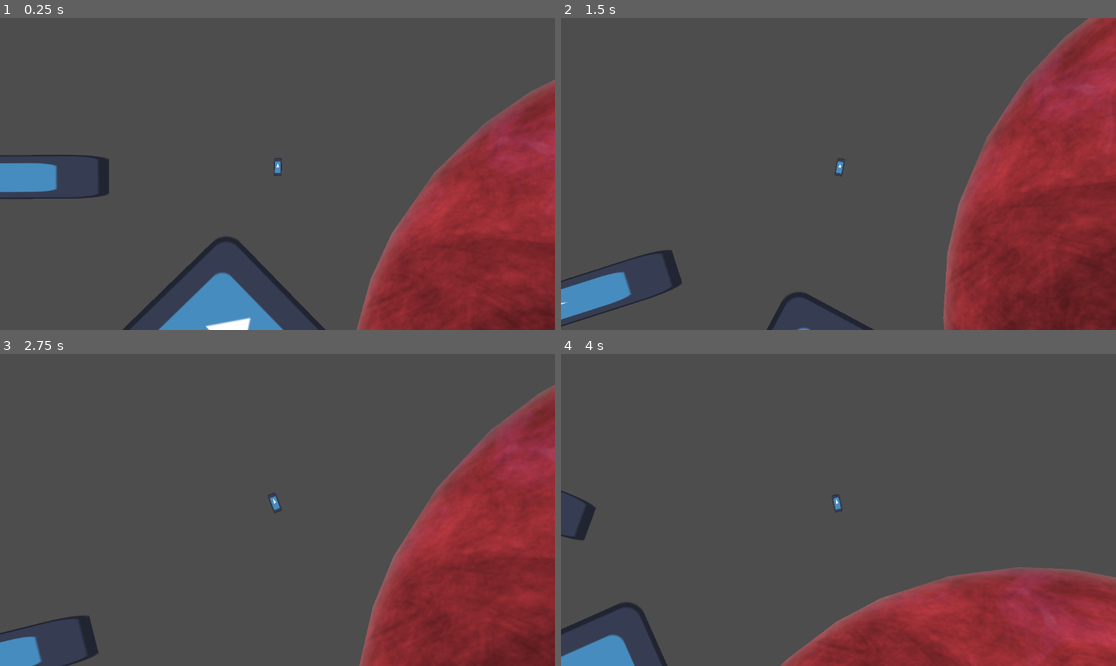
Above: before the commit, frames 1-4 (two rows, left to right).
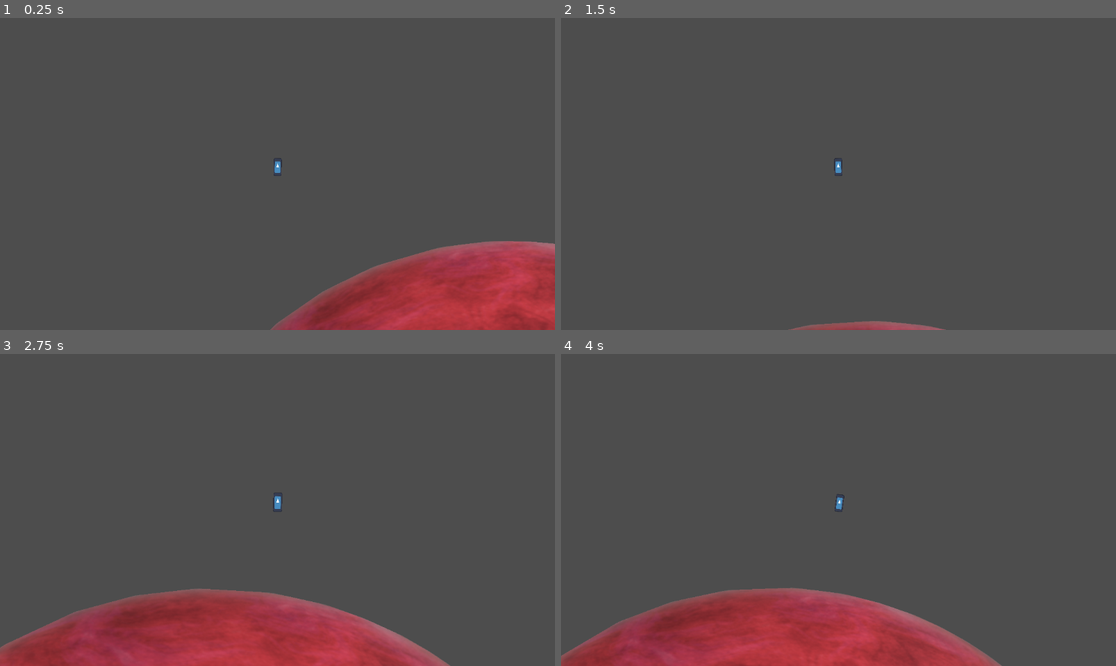
Above: after the commit, the same moments.

Repository: DeniZka/gravity_test
Game: Godot game, scene res://scene.tscn
Two runs of this game, one before a commit and one after it. Both use one fixed random seed, a clock stepped at 60 frames per second and the inputs below. The engine's default icon, where the game draws it, is replaced by a stand-in: a white triangle on a blue panel in a dark square.
Inputs (mouse positions are in pixels of both pictures, inside the frame that each line leads up to):
- Up to frame 1 (0.25 s): no input
- Up to frame 2 (1.5 s): move the mouse to (960, 158) at 0.52 s; hold D (forward, bound only before the commit) 0.53-1.28 s; hold Space (force) 0.53-1.28 s; move the mouse to (727, 189) at 1.27 s; hold A (backward, bound only before the commit) from 1.28 s (still down); tap Space (force) at 1.35 s
- Up to frame 3 (2.75 s): move the mouse to (333, 441) at 2.02 s; release A (backward, bound only before the commit) at 2.03 s; hold D (forward, bound only before the commit) from 2.03 s (still down); hold Mouse wheel up (zoom_in) from 2.03 s (still down); tap Space (force) at 2.3 s
- Up to frame 4 (4 s): move the mouse to (810, 572) at 2.77 s; release Mouse wheel up (zoom_in) at 2.78 s; tap Mouse wheel down (zoom_out) at 2.85 s; tap Space (force) at 3.05 s; move the mouse to (1005, 556) at 3.52 s; release D (forward, bound only before the commit) at 3.53 s; hold A (backward, bound only before the commit) from 3.53 s (still down); hold Space (force) from 3.53 s (still down)

The runs differ from the first frame. In frame 1, 24% of the frame differs, in the area x 0-100%, y 19-100%; in frame 2, 26%; in frame 3, 34%, in the area x 0-100%, y 9-100%; in frame 4, 24%.

Commit message:
WIP: gravity moving

Diff:
--- a/character.tscn
+++ b/character.tscn
@@ -30,3 +30,5 @@
 [connection signal="tree_entered" from="." to="." method="_on_tree_entered"]
 [connection signal="area_entered" from="AreaSendor" to="." method="_on_area_sendor_area_entered"]
 [connection signal="area_exited" from="AreaSendor" to="." method="_on_area_sendor_area_exited"]
+[connection signal="area_shape_entered" from="AreaSendor" to="." method="_on_area_sendor_area_shape_entered"]
+[connection signal="area_shape_exited" from="AreaSendor" to="." method="_on_area_sendor_area_shape_exited"]
--- a/character_body_2d.gd
+++ b/character_body_2d.gd
@@ -1,4 +1,6 @@
 extends FlyingObject
+
+const  ACCELERATION_DUMPING = 0.99
 
 signal parent_found(area: Area2D)
 signal parent_lost()
@@ -6,8 +8,9 @@
 var forward_force: Vector2 = Vector2.ZERO
 var backward_force: Vector2 = Vector2.ZERO
 var up_force: Vector2 = Vector2.ZERO
+var back_force: Vector2 = Vector2.ZERO
 var areas: Array[Area2D] = []
-var gravity_area: GravityArea = null
+var gravity_areas: Dictionary = {}
 
 func _ready() -> void:
 	super._ready()
@@ -18,48 +21,91 @@
 func _physics_process(delta: float) -> void:
 	super._physics_process(delta)
 		#do angle correction to gravity direction
+	var gravity_force = Vector2.ZERO
 	var dang = angle_to_angle(global_rotation, gravity_vector_rotation)
-	if abs(dang) > 0.01: #11.4 deg lesser just use physics
-		rotate(dang * delta)
+	if owner_area: #landing mode pritority
+		if abs(dang) > 0.01: #11.4 deg lesser just use physics
+			rotate(dang * delta)
+		var ga_keys: Array = gravity_areas.keys()
+		if len(ga_keys) > 0:
+			gravity_force = Vector2.DOWN.rotated(dang) * ga_keys[0].gravity_power
+	elif gravity_areas: #fly with gravity
+		for garea in gravity_areas:
+			var nearest_q_len: float = INF
+			var nearest_shape: CollisionShape2D = gravity_areas[garea][0]
+			#select nearest shape
+			if len(gravity_areas[garea]) > 1:
+				for coll_shape in gravity_areas[garea]:
+					var sq_dist: float = global_position.distance_squared_to(coll_shape.global_position)
+					if sq_dist < nearest_q_len:
+						nearest_q_len = sq_dist
+						nearest_shape = coll_shape
+			var vec_to_gravity_shape: Vector2 = nearest_shape.global_position - global_position
+			gravity_force += vec_to_gravity_shape.normalized() * (garea as GravityArea).gravity_power
+			#TODO: calc gravities  (garea as GravityArea).getch
 
-	var gravity_force = Vector2.ZERO
-	if gravity_area:
-		gravity_force = Vector2.DOWN.rotated(dang) * gravity_area.gravity_power
-	var force: Vector2 = forward_force + backward_force + up_force + gravity_force
-	velocity = force.rotated(global_rotation) * delta * 10
+	#FIXME: fix
+	var force: Vector2 = forward_force + backward_force + up_force + back_force + gravity_force
+	#print(force)
+	velocity = force.rotated(global_rotation) * delta
 	move_and_slide()
+
+func _on_area_sendor_area_shape_entered(area_rid: RID, area: Area2D, area_shape_index: int, local_shape_index: int) -> void:
+	if area is GravityArea:
+		var owner_id: int = (area as GravityArea).shape_find_owner(area_shape_index)
+		var shape_owner: CollisionShape2D = (area as GravityArea).shape_owner_get_owner(owner_id)
+		gravity_areas[area].append(shape_owner)
+
+func _on_area_sendor_area_shape_exited(area_rid: RID, area: Area2D, area_shape_index: int, local_shape_index: int) -> void:
+	if area is GravityArea and area in gravity_areas:
+		var owner_id: int = (area as GravityArea).shape_find_owner(area_shape_index)
+		var shape_owner: CollisionShape2D = (area as GravityArea).shape_owner_get_owner(owner_id)
+		gravity_areas[area].erase(shape_owner)
 
 func _on_area_sendor_area_entered(area: Area2D) -> void:
 	areas.append(area)
+	if area is OwnerArea:
+		owner_area = area
+		parent_found.emit(area)
 	if area is GravityArea:
-		parent_found.emit(area)
-		gravity_area = area
+		gravity_areas[area] = []
 
 func _on_area_sendor_area_exited(area: Area2D) -> void:
 	areas.erase(area)
+	if area is OwnerArea:
+		owner_area = null
+		parent_lost.emit()
 	if area is GravityArea:
-		parent_lost.emit()
-		gravity_area = null
+		gravity_areas.erase(area)
 
 func _input(event: InputEvent) -> void:
-	if event.is_action_pressed("forward"):
+	if event.is_action_pressed("right"):
 		#physics_material_override.friction = 0.3
-		forward_force = Vector2.RIGHT * 200
-	if event.is_action_released("forward"):
+		if owner_area:
+			forward_force = Vector2.RIGHT * 20000
+	if event.is_action_released("right"):
 		#physics_material_override.friction = 1000
+		#if owner_area:
 		forward_force = Vector2.ZERO
 
-	if event.is_action_pressed("backward"):
+	if event.is_action_pressed("left"):
 		#physics_material_override.friction = 0.3
-		backward_force = Vector2.LEFT * 200
-	if event.is_action_released("backward"):
+		if owner_area:
+			backward_force = Vector2.LEFT * 20000
+	if event.is_action_released("left"):
 		#physics_material_override.friction = 1000
+		#if owner_area:
 		backward_force = Vector2.ZERO
 
 	if event.is_action_pressed("force"):
-		up_force = Vector2.UP * 200
+		up_force = Vector2.UP * 20000
 	if event.is_action_released("force"):
 		up_force = Vector2.ZERO
+	if event.is_action_pressed("back_force"):
+		back_force = Vector2.DOWN * 15000
+	if event.is_action_released("back_force"):
+		back_force = Vector2.ZERO
+
 
 
 func _on_tree_entered() -> void:
--- a/flying_object.gd
+++ b/flying_object.gd
@@ -24,6 +24,8 @@
 
 @onready var gravity_vector_rotation = 0
 var planet_gravity: float = 100 #TODO: get from planet collider object
+
+var owner_area: OwnerArea = null
 
 func _ready() -> void:
 	pre_position = global_position
@@ -53,62 +55,64 @@
 
 func _physics_process(delta: float) -> void:
 	#apply_central_force(Vector2.DOWN.rotated(gravity_vector_rotation) * planet_gravity)
-	actually_colliding = true
-	actually_collider_first_idx = -1
-	if caster.is_colliding():
+	if not owner_area:
+		(caster.shape as CircleShape2D).radius = 10
+	else:
+		actually_colliding = true
+		actually_collider_first_idx = -1
+		if caster.is_colliding():
+			#print(self.name, " Colliding  PP ", caster.get_collision_count())
+			for col_idx in range(caster.get_collision_count()):
+				var collider = caster.get_collider(col_idx)
+				if collider == owner_area.get_master():
+					actually_collider_first_idx = col_idx
+					actually_colliding = true
+					break
 
-		#print(self.name, " Colliding  PP ", caster.get_collision_count())
-		for col_idx in range(caster.get_collision_count()):
-			var collider = caster.get_collider(col_idx)
-			if not collider is FlyingObject:
-				actually_collider_first_idx = col_idx
-				actually_colliding = true
-				break
+		#print(self.name, " Colliding IF ", caster.get_collision_count())
+		#print("AFTER: ", global_position, pre_position, get_picker_global())
+		#var delta_move = global_position - pre_position
+		delta_planet_point_move = get_picker_global() - pre_picker_outer
+		#var v = delta_move - delta_planet_point_move
+		#print(v)
 
-	#print(self.name, " Colliding IF ", caster.get_collision_count())
-	#print("AFTER: ", global_position, pre_position, get_picker_global())
-	#var delta_move = global_position - pre_position
-	delta_planet_point_move = get_picker_global() - pre_picker_outer
-	#var v = delta_move - delta_planet_point_move
-	#print(v)
+		#if on fly little compensation
+		#if get_contact_count() == 0:
+		#	global_position += delta_planet_point_move
 
-	#if on fly little compensation
-	#if get_contact_count() == 0:
-	#	global_position += delta_planet_point_move
+		set_picker_global(global_position)
+		pre_position = global_position
+		pre_picker_outer = global_position #must be there (not in physiscs_process due to bug)
 
-	set_picker_global(global_position)
-	pre_position = global_position
-	pre_picker_outer = global_position #must be there (not in physiscs_process due to bug)
+		#swap planet
+		last_collider = actual_collider
+		if actually_colliding and actually_collider_first_idx >= 0:
+			#gravity
+			var surface_normal = caster.get_collision_normal(actually_collider_first_idx)
+			var dangle = (surface_normal * -1.0).angle()
+			gravity_vector_rotation = -PI/2 + dangle
 
-	#swap planet
-	last_collider = actual_collider
-	if actually_colliding and actually_collider_first_idx >= 0:
-		#gravity
-		var surface_normal = caster.get_collision_normal(actually_collider_first_idx)
-		var dangle = (surface_normal * -1.0).angle()
-		gravity_vector_rotation = -PI/2 + dangle
+			actual_collider = caster.get_collider(actually_collider_first_idx)
+			if last_collider != actual_collider:
+				var global_outer = get_picker_global()
+				picker.reparent(actual_collider, false)
+				set_picker_global(global_outer)
+				last_collider = null
 
-		actual_collider = caster.get_collider(actually_collider_first_idx)
-		if last_collider != actual_collider:
-			var global_outer = get_picker_global()
-			picker.reparent(actual_collider, false)
-			set_picker_global(global_outer)
-			last_collider = null
+			#сброс промахов
+			if not was_collided:
+				was_collided = true
+				stay_same_state_times = 0
+				shape_cast_step = -1.0
+		else:
+			#reset found times
+			if was_collided:
+				was_collided = false
+				stay_same_state_times = 0
+				shape_cast_step = 1.0
 
-		#сброс промахов
-		if not was_collided:
-			was_collided = true
+		if stay_same_state_times >= MAX_SHAPE_CAST_MISS_TIME:
+			shape_cast_step = shape_cast_step * 2.0
 			stay_same_state_times = 0
-			shape_cast_step = -1.0
-	else:
-		#reset found times
-		if was_collided:
-			was_collided = false
-			stay_same_state_times = 0
-			shape_cast_step = 1.0
-
-	if stay_same_state_times >= MAX_SHAPE_CAST_MISS_TIME:
-		shape_cast_step = shape_cast_step * 2.0
-		stay_same_state_times = 0
-	(caster.shape as CircleShape2D).radius += shape_cast_step
-	stay_same_state_times += 1
+		(caster.shape as CircleShape2D).radius += shape_cast_step
+		stay_same_state_times += 1
--- /dev/null
+++ b/owner_area.gd
@@ -0,0 +1,11 @@
+extends Area2D
+class_name OwnerArea
+
+
+var master: PhysicsBody2D = null
+
+func set_master(node: PhysicsBody2D):
+	master = node
+
+func get_master() -> PhysicsBody2D:
+	return self.master
--- a/project.godot
+++ b/project.godot
@@ -17,12 +17,12 @@
 
 [input]
 
-forward={
+right={
 "deadzone": 0.2,
 "events": [Object(InputEventKey,"resource_local_to_scene":false,"resource_name":"","device":0,"window_id":0,"alt_presse …(189 unchanged characters)…
 ]
 }
-backward={
+left={
 "deadzone": 0.2,
 "events": [Object(InputEventKey,"resource_local_to_scene":false,"resource_name":"","device":0,"window_id":0,"alt_presse …(189 unchanged characters)…
 ]
@@ -44,6 +44,11 @@
 "events": [Object(InputEventKey,"resource_local_to_scene":false,"resource_name":"","device":-1,"window_id":0,"alt_press …(191 unchanged characters)…
 ]
 }
+back_force={
+"deadzone": 0.2,
+"events": [Object(InputEventKey,"resource_local_to_scene":false,"resource_name":"","device":0,"window_id":0,"alt_pressed":false,"shift_pressed":false,"ctrl_pressed":false,"meta_pressed":false,"pressed":false,"keycode":0,"physical_keycode":83,"key_label":0,"unicode":0,"location":0,"echo":false,"script":null)
+]
+}
 
 [physics]
 
--- a/red_planet.gd
+++ b/red_planet.gd
@@ -1,4 +1,5 @@
 extends AnimatableBody2D
 
 func _ready() -> void:
-	$Area2D.set_master(self)
+	$GravityArea.set_master(self)
+	$OwnerArea.set_master(self)
--- a/red_planet.tscn
+++ b/red_planet.tscn
@@ -1,11 +1,15 @@
-[gd_scene load_steps=6 format=3 uid="uid://ccehe80xetj6t"]
+[gd_scene load_steps=8 format=3 uid="uid://ccehe80xetj6t"]
 
 [ext_resource type="Script" uid="uid://dl1mvpq2oswla" path="res://gravity_area.gd" id="1_606m0"]
 [ext_resource type="Script" uid="uid://yaka46uyewui" path="res://red_planet.gd" id="1_waapx"]
 [ext_resource type="Texture2D" uid="uid://blvxaah04dx40" path="res://MeinPlanet.png" id="2_waapx"]
+[ext_resource type="Script" uid="uid://3rbkavm5a804" path="res://owner_area.gd" id="3_amldy"]
 
 [sub_resource type="CircleShape2D" id="CircleShape2D_73fnb"]
 radius = 1524.0
+
+[sub_resource type="CircleShape2D" id="CircleShape2D_amldy"]
+radius = 1100.0
 
 [sub_resource type="CircleShape2D" id="CircleShape2D_xlvrw"]
 radius = 770.68
@@ -13,12 +17,18 @@
 [node name="RedPlanet" type="AnimatableBody2D"]
 script = ExtResource("1_waapx")
 
-[node name="Area2D" type="Area2D" parent="."]
+[node name="GravityArea" type="Area2D" parent="."]
 script = ExtResource("1_606m0")
-gravity_power = 180.0
+gravity_power = 9000.0
 
-[node name="CollisionShape2D" type="CollisionShape2D" parent="Area2D"]
+[node name="CollisionShape2D" type="CollisionShape2D" parent="GravityArea"]
 shape = SubResource("CircleShape2D_73fnb")
+
+[node name="OwnerArea" type="Area2D" parent="."]
+script = ExtResource("3_amldy")
+
+[node name="CollisionShape2D" type="CollisionShape2D" parent="OwnerArea"]
+shape = SubResource("CircleShape2D_amldy")
 
 [node name="CollisionShape2D" type="CollisionShape2D" parent="."]
 shape = SubResource("CircleShape2D_xlvrw")
--- a/scene.gd
+++ b/scene.gd
@@ -8,7 +8,7 @@
 
 
 func _on_character_body_2d_parent_found(area: Area2D) -> void:
-	if area is GravityArea:
+	if area is OwnerArea:
 		var planet = area.get_master()
 		player.reparent(planet)
 
--- a/scene.tscn
+++ b/scene.tscn
@@ -297,7 +297,7 @@
 position = Vector2(1940, 437)
 
 [node name="CharacterBody2D" parent="." instance=ExtResource("5_xlvrw")]
-position = Vector2(1010, -55)
+position = Vector2(1434, -504)
 
 [node name="Camera2D" type="Camera2D" parent="CharacterBody2D"]
 ignore_rotation = false
Not shown, added: owner_area.gd.uid
